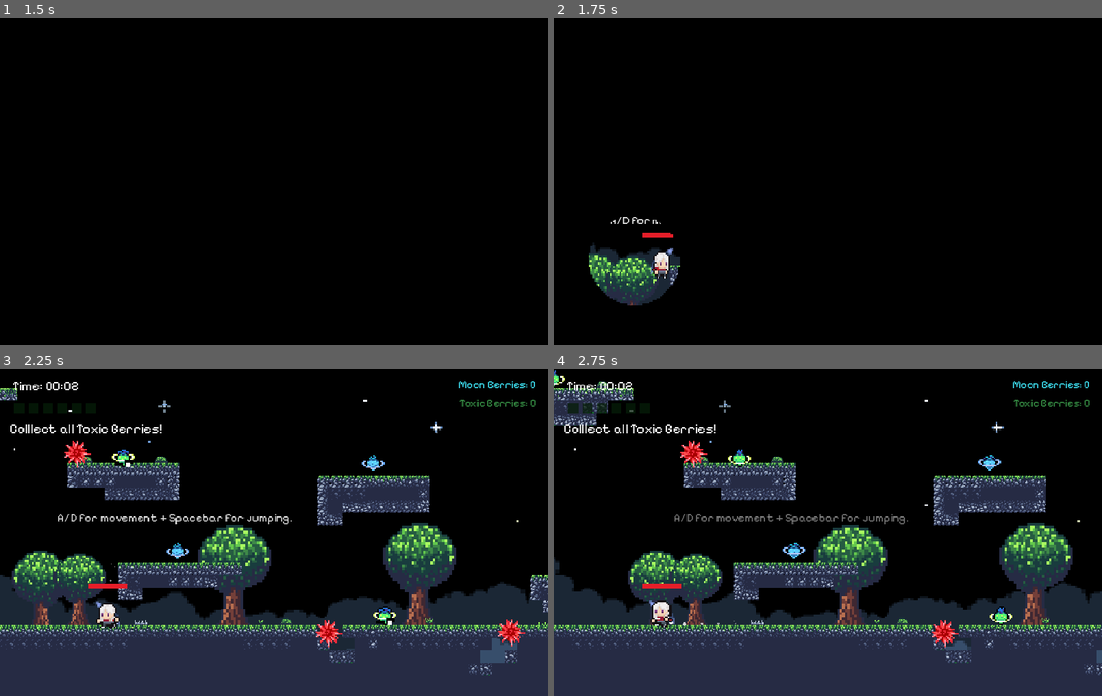
Above: before the commit, frames 1-4 (two rows, left to right).
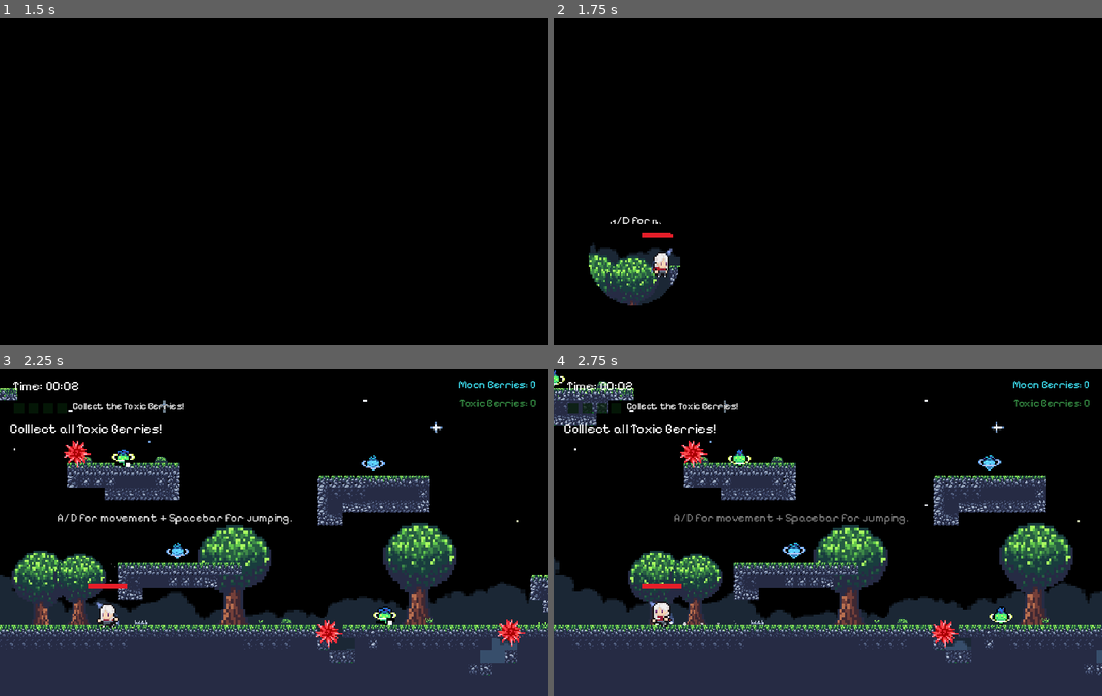
Above: after the commit, the same moments.

Repository: neopolen/testing-4
Game: Godot game, scene res://level.tscn
Same seed, same stepped clock (60 frames per second), same inputs: the game is played once before the commit and once after it.
Inputs:
- Up to frame 1 (1.5 s): tap Enter at 0.5 s; hold Shift (dash) 0.53-1.28 s; hold D (move_right) from 0.53 s (still down); tap Space (jump) at 0.77, 1.25 s; tap S (look_down) at 1.35 s
- Up to frame 2 (1.75 s): keep holding D (move_right); tap Space (jump) at 1.52 s
- Up to frame 3 (2.25 s): release D (move_right) at 2.03 s; hold A (move_left) from 2.03 s (still down); hold W (look_up) from 2.03 s (still down)
- Up to frame 4 (2.75 s): keep holding A (move_left); keep holding W (look_up)

Frame 1 is identical in both runs. In frame 2, less than 0.1% of the frame differs, in the area x 17-22%, y 70-80%; in frame 3, 0.3%, in the area x 13-34%, y 10-80%; in frame 4, 0.3%.

Commit message:
Adjust toxic berry dash and finish visuals

Diff:
--- a/game_test.gd
+++ b/game_test.gd
@@ -11,7 +11,7 @@
 const DAMAGE_FLASH_COLOR := Color(1.0, 0.12, 0.16, 1.0)
 const SUPER_DASH_SPEED_MULTIPLIER := 3.4
 const SUPER_DASH_EXTRA_DURATION := 1.0
-const TOXIC_HEAT_LIMIT := 6
+const TOXIC_HEAT_LIMIT := 4
 
 var jump_count := 0
 var _bounce_extra_jump_available := false
--- a/game_test.tscn
+++ b/game_test.tscn
@@ -338,7 +338,7 @@
 [node name="AnimatedSprite2D" type="AnimatedSprite2D" parent="." unique_id=635292340]
 unique_name_in_owner = true
 position = Vector2(0, -12)
-scale = Vector2(2.25, 2.25)
+scale = Vector2(2.1, 2.1)
 sprite_frames = SubResource("SpriteFrames_m7mdn")
 animation = &"idle"
 
--- a/level.gd
+++ b/level.gd
@@ -6,7 +6,7 @@
 
 const HINT_FULL_ALPHA_DISTANCE := 125.0
 const HINT_HIDDEN_DISTANCE := 340.0
-const TOXIC_HEAT_LIMIT := 6
+const TOXIC_HEAT_LIMIT := 4
 const HEAT_GAUGE_EMPTY_COLOR := Color(0.18, 0.26, 0.18, 0.75)
 
 @onready var count_label: Label = $HUD/MoonBerryCount
@@ -96,7 +96,7 @@
 	trigger.collision_mask = 1
 	var trigger_shape := CollisionShape2D.new()
 	var rectangle := RectangleShape2D.new()
-	rectangle.size = Vector2(110, 116)
+	rectangle.size = Vector2(140, 148)
 	trigger_shape.shape = rectangle
 	trigger.add_child(trigger_shape)
 	end_portal.add_child(trigger)
--- a/level.tscn
+++ b/level.tscn
@@ -762,16 +762,6 @@
 layout_mode = 2
 texture = SubResource("AtlasTexture_heat_bar_04")
 
-[node name="GlowBar5" type="TextureRect" parent="HUD/HeatGaugeGlow" unique_id=760486082]
-custom_minimum_size = Vector2(22, 22)
-layout_mode = 2
-texture = SubResource("AtlasTexture_heat_bar_05")
-
-[node name="GlowBar6" type="TextureRect" parent="HUD/HeatGaugeGlow" unique_id=440026624]
-custom_minimum_size = Vector2(22, 22)
-layout_mode = 2
-texture = SubResource("AtlasTexture_heat_bar_06")
-
 [node name="HeatGauge" type="HBoxContainer" parent="HUD" unique_id=722846485]
 z_index = 1
 offset_left = 18.0
@@ -804,14 +794,14 @@
 layout_mode = 2
 texture = SubResource("AtlasTexture_heat_bar_04")
 
-[node name="Bar5" type="TextureRect" parent="HUD/HeatGauge" unique_id=1514708512]
-modulate = Color(0.18, 0.26, 0.18, 0.75)
-custom_minimum_size = Vector2(20, 20)
-layout_mode = 2
-texture = SubResource("AtlasTexture_heat_bar_05")
-
-[node name="Bar6" type="TextureRect" parent="HUD/HeatGauge" unique_id=573024582]
-modulate = Color(0.18, 0.26, 0.18, 0.75)
-custom_minimum_size = Vector2(20, 20)
-layout_mode = 2
-texture = SubResource("AtlasTexture_heat_bar_06")
+[node name="ToxicBerryPrompt" type="Label" parent="HUD" unique_id=1585857109]
+offset_left = 110.0
+offset_top = 48.0
+offset_right = 345.0
+offset_bottom = 72.0
+theme_override_colors/font_color = Color(1, 1, 1, 1)
+theme_override_colors/font_outline_color = Color(0, 0, 0, 1)
+theme_override_constants/outline_size = 3
+theme_override_fonts/font = ExtResource("14_pixelify_sans")
+theme_override_font_sizes/font_size = 14
+text = "Collect the Toxic Berries!"
